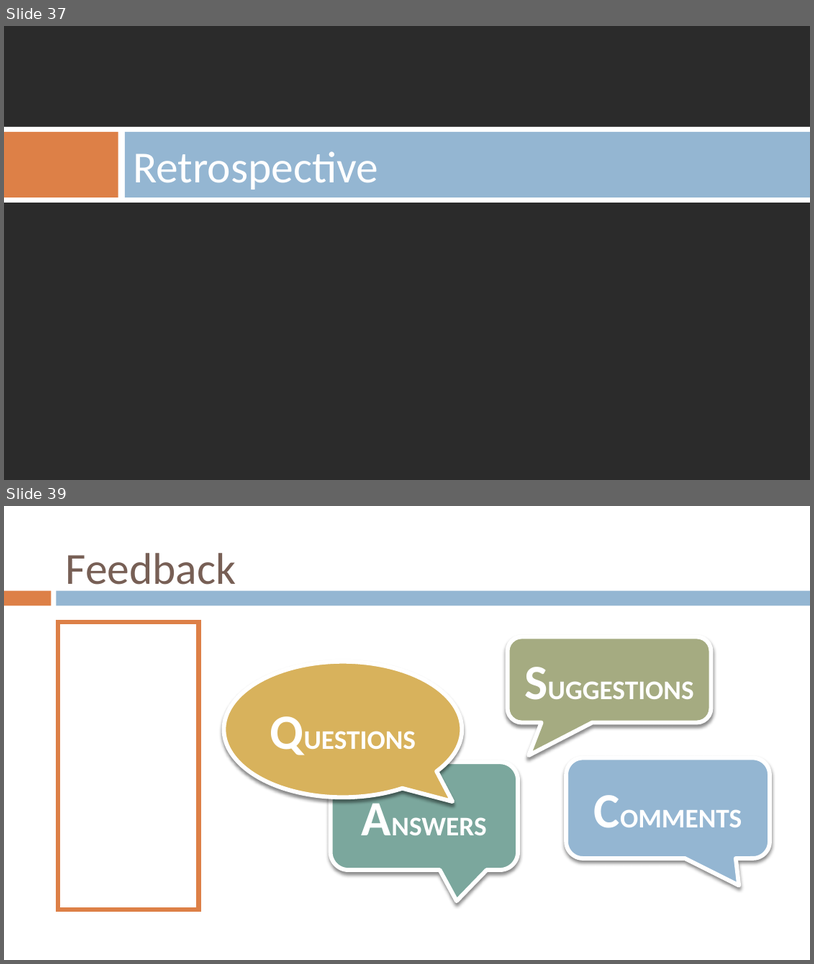
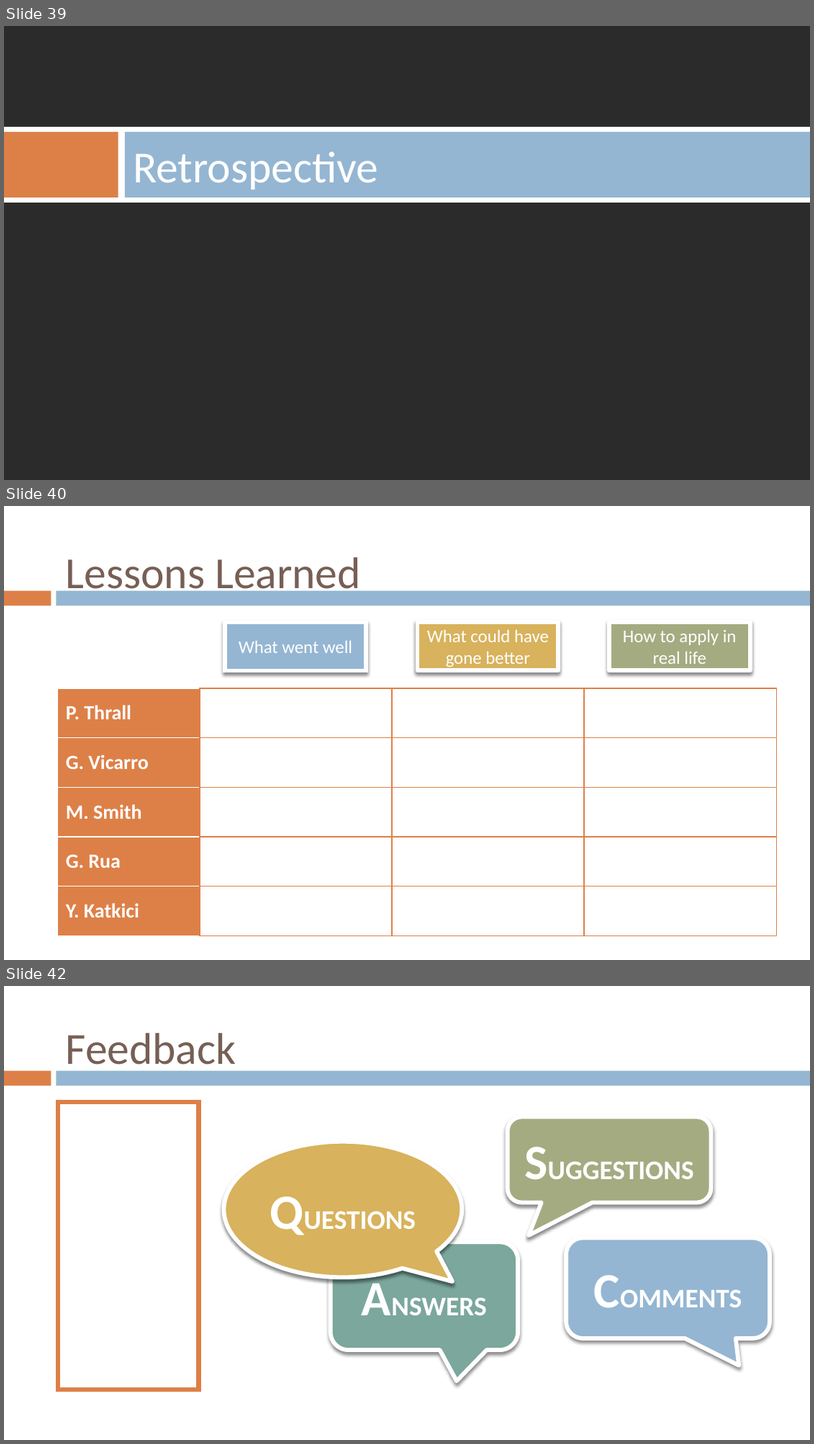
Before and after one commit to gvaccaro21/CS633---Term-Project, a slide deck: Final Presenation/CS_633_Zac3_term_project_report_FINAL_draft.pptx. Shown one above the other, each under a label of ours: slides 37 and 39 before the commit, slides 39, 40 and 42 after it; the slides between them are not shown. The pictures are 814x964 and 814x1444 pixels, drawn with LibreOffice and Linux fonts; fonts in the diff are those of the drawing; background and template pictures are left out; a plain dark background stands for a picture behind light text. Boxes give left, top, right and bottom in pixels: in the first picture for what was removed or moved away, otherwise in the second. Text is boxed around its words. In the diff, an @@ line names an element or a change of style, - is before the commit and + after.

```diff
--- a/Final Presenation/CS_633_Zac3_term_project_report_FINAL_draft.pptx
+++ b/Final Presenation/CS_633_Zac3_term_project_report_FINAL_draft.pptx
@@ slide 40 added at [4, 506, 810, 960], background #FFFFFF; not listed: 2 template elements that a slide beside it also shows @@
@@ title added at [66, 557, 361, 599], 39.6 pt, text #775F55 @@
+Lessons Learned
@@ text added at [225, 622, 366, 670], fill #94B6D2, outline #DD8047 4 pt, 16 pt, text #FFFFFF @@
+What went well
@@ rectangle added at [418, 622, 559, 670], fill #D8B25C, outline #FFFFFF 3.75 pt, 16 pt, text #FFFFFF @@
+What could have gone better
@@ rectangle added at [610, 622, 751, 670], fill #A5AB81, outline #FFFFFF 3.75 pt, 16 pt, text #FFFFFF @@
+How to apply in real life
@@ table added at [58, 688, 776, 936], 5 rows, 4 columns @@
+P. Thrall |  |  | 
+G. Vicarro |  |  | 
+M. Smith |  |  | 
+G. Rua |  |  | 
+Y. Katkici |  |  | 
@@ what was slide 37 is now slide 39 @@
@@ what was slide 39 is now slide 42 @@
```
Also in this commit, not shown: 15 slides changed, 3 other slides added, 1 slide removed.
